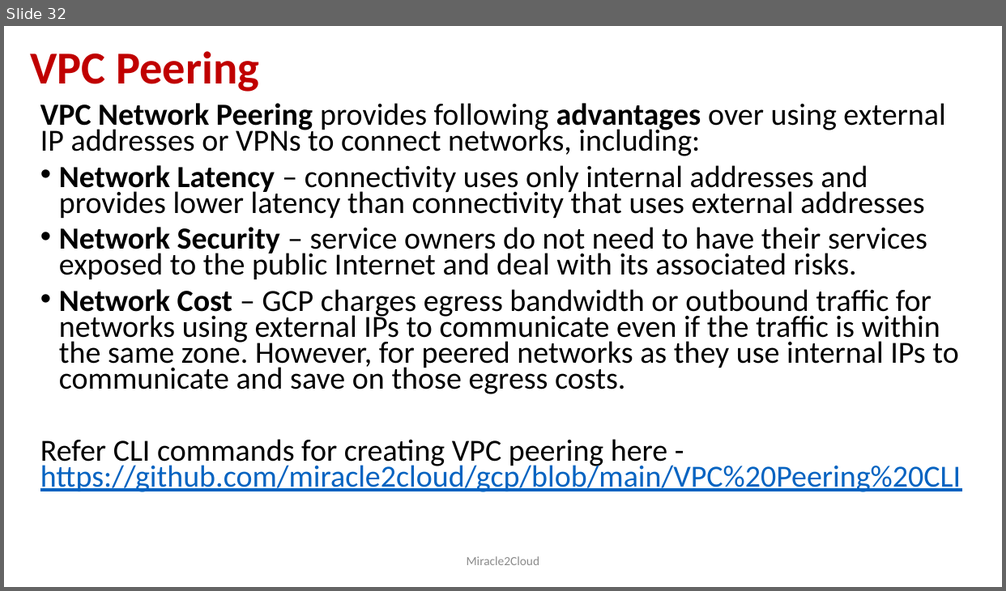
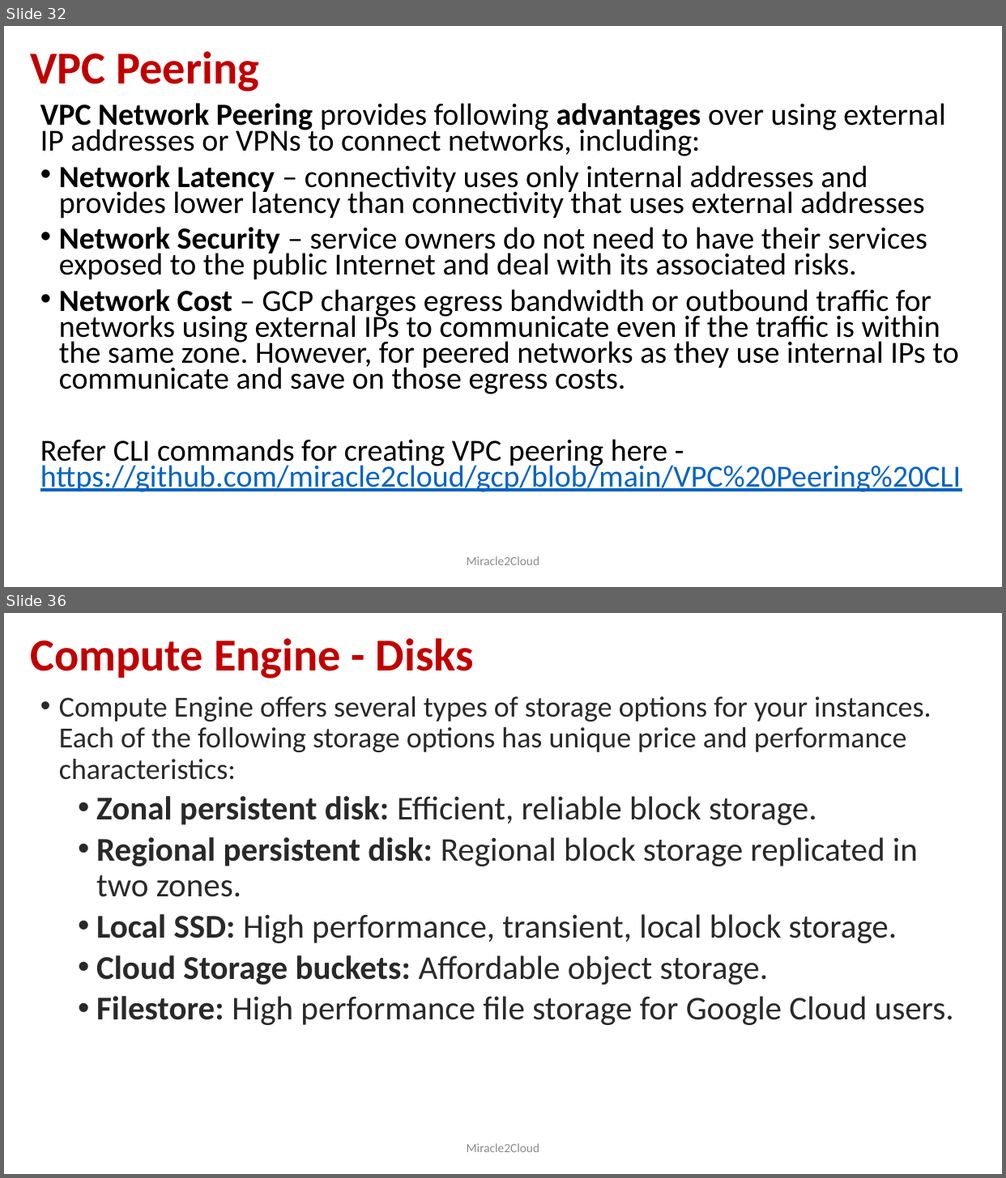
Before and after one commit to miracle2cloud/gcp, a slide deck: Google Cloud Platform.pptx. Shown one above the other, each under a label of ours: slide 32 before the commit, slides 32 and 36 after it; the slides between them are not shown. The pictures are 1006x591 and 1006x1178 pixels, drawn with LibreOffice and Linux fonts; fonts in the diff are those of the drawing. Boxes give left, top, right and bottom in pixels: in the first picture for what was removed or moved away, otherwise in the second. Text is boxed around its words. In the diff, an @@ line names an element or a change of style, - is before the commit and + after.

```diff
--- a/Google Cloud Platform.pptx
+++ b/Google Cloud Platform.pptx
@@ slide 36 added at bbox=[4, 613, 1002, 1174], background #FFFFFF @@
@@ title added at bbox=[30, 638, 474, 679], 44 pt, text #C00000, bold @@
+Compute Engine - Disks
@@ text added at bbox=[59, 696, 954, 1025], 32 pt, text #292929 @@
+• Compute Engine offers several types of storage options for your instances. Each of the following storage options has unique price and performance characteristics:
+  • Zonal persistent disk: Efficient, reliable block storage.
+  • Regional persistent disk: Regional block storage replicated in two zones.
+  • Local SSD: High performance, transient, local block storage.
+  • Cloud Storage buckets: Affordable object storage.
+  • Filestore: High performance file storage for Google Cloud users.
@@ text added at bbox=[467, 1144, 539, 1152], 12 pt, text #8C8C8C @@
+Miracle2Cloud
```
Also in this commit, not shown: 2 slides changed, 5 other slides added.
